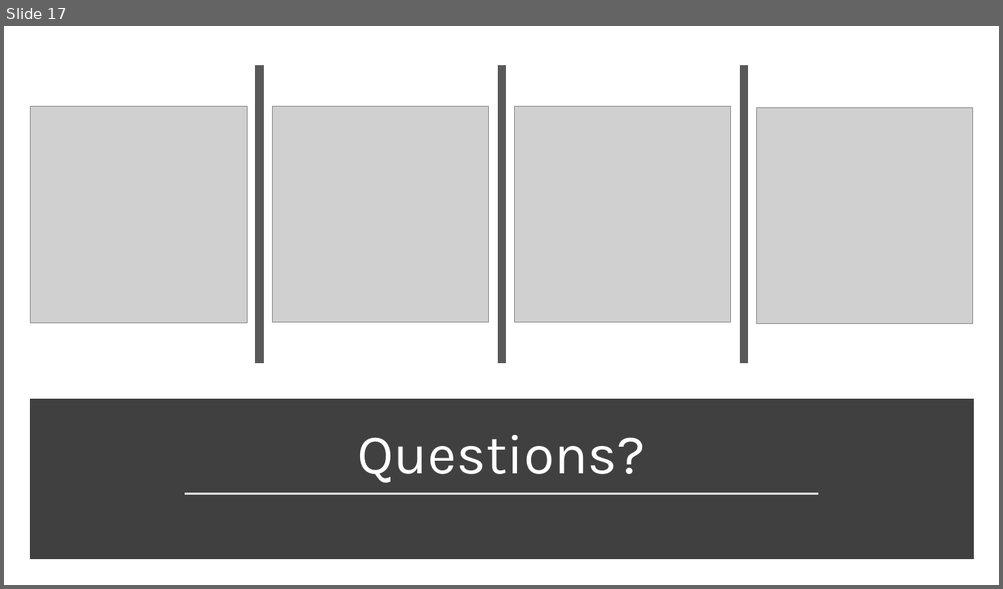
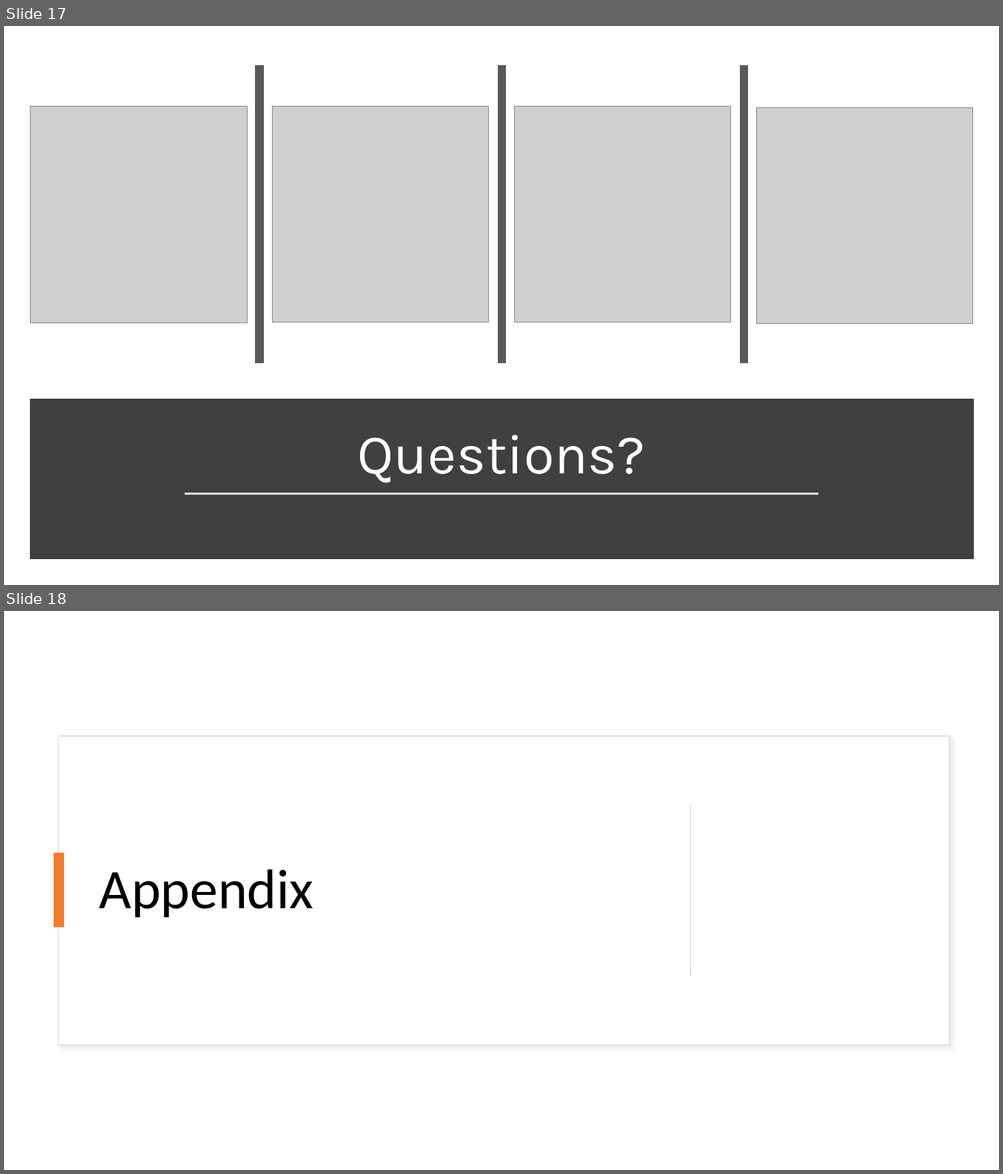
Before and after one commit to rlennon/ConnachtUni, a slide deck: documentation/Demonstrations/Connacht_University_TeamDC.pptx. Shown one above the other, each under a label of ours: slide 17 before the commit, slides 17 and 18 after it. The pictures are 1003x589 and 1003x1174 pixels, drawn with LibreOffice and Linux fonts; fonts in the diff are those of the drawing; grey boxes stand for pictures. Boxes give left, top, right and bottom in pixels: in the first picture for what was removed or moved away, otherwise in the second. Text is boxed around its words. In the diff, an @@ line names an element or a change of style, - is before the commit and + after.

```diff
--- a/documentation/Demonstrations/Connacht_University_TeamDC.pptx
+++ b/documentation/Demonstrations/Connacht_University_TeamDC.pptx
@@ slide 18 added at (x1=4, y1=611, x2=999, y2=1170), background #FFFFFF @@
@@ rectangle added at (x1=59, y1=736, x2=949, y2=1046), fill #FFFFFF, outline #E1E1E1 1 pt @@
@@ rectangle added at (x1=690, y1=806, x2=691, y2=977), fill #D5D5D5 @@
@@ rectangle added at (x1=54, y1=853, x2=65, y2=927), fill #ED7D31 @@
@@ title added at (x1=99, y1=869, x2=313, y2=918), 54 pt, text #000000 @@
+Appendix
```
Also in this commit, not shown: 8 slides changed, 1 other slide added.
